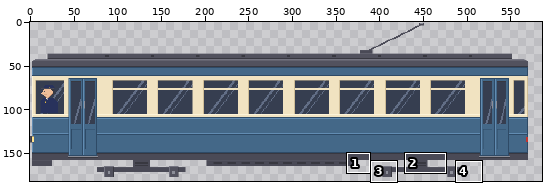
Two versions of one pixel-art file, art/source/dt_tram/tram_vintage.aseprite. The picture above shows the old version from afar; the outline marks the close-up.
Close-up. Old version:
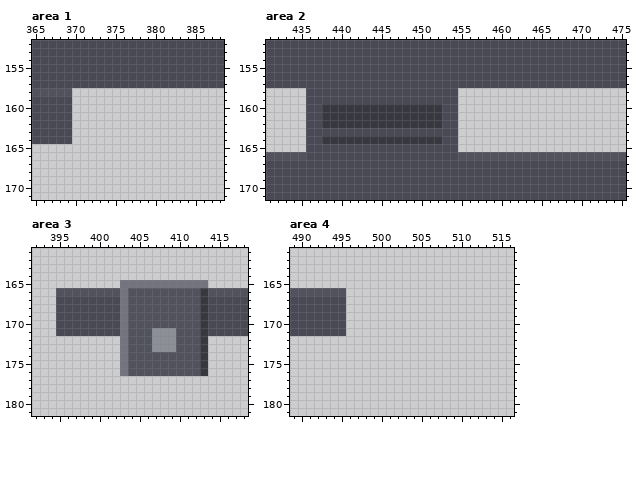
570x188 pixels, 1 frame. Colours within 5 levels of each other are drawn and written as one. Shown: area 1: x 365..388, y 152..171; area 2: x 431..475, y 152..171; area 3: x 392..418, y 161..181; area 4: x 489..516, y 161..181. The old version is drawn lined up with the new one, on the new canvas. The wide view leaves out empty margins. The commit also changed other parts of the picture, which this record leaves out.
After:
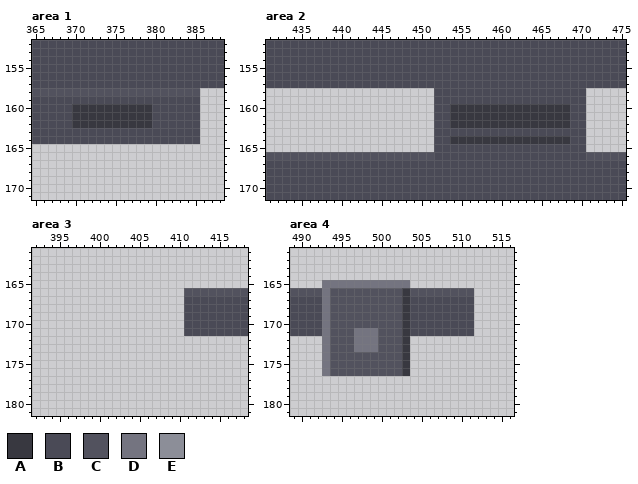
Palette (. is transparent): A #383840  B #4a4a56  C #52525e  D #747480  E #8c8e98
Diff:
{"change": "canvas 570x188 -> 586x188"}
{"where": "area 1"}
{"y":158,"x":370,"old":"................","new":"CCCCCCCCCCCCCCCC"}
{"y":159,"x":370,"old":"................","new":"BBBBBBBBBBBBBBBB"}
{"y":160,"x":370,"old":"................","new":"AAAAAAAAAABBBBBB"}
{"y":161,"x":370,"old":"................","new":"AAAAAAAAAABBBBBB"}
{"y":162,"x":370,"old":"................","new":"AAAAAAAAAABBBBBB"}
{"y":163,"x":370,"old":"................","new":"BBBBBBBBBBBBBBBB"}
{"y":164,"x":370,"old":"................","new":"BBBBBBBBBBBBBBBB"}
{"where": "area 2"}
{"y":158,"x":436,"old":"BBBBBBBBBBBBBBBB","new":"................"}
{"y":158,"x":455,"old":"................","new":"BBBBBBBBBBBBBBBB"}
{"y":159,"x":436,"old":"BBBBBBBBBBBBBBBB","new":"................"}
{"y":159,"x":455,"old":"................","new":"BBBBBBBBBBBBBBBB"}
{"y":160,"x":436,"old":"BBAAAAAAAAAAAAAAA","new":"................B"}
{"y":160,"x":454,"old":"B................","new":"AAAAAAAAAAAAAAABB"}
{"y":161,"x":436,"old":"BBAAAAAAAAAAAAAAA","new":"................B"}
{"y":161,"x":454,"old":"B................","new":"AAAAAAAAAAAAAAABB"}
{"y":162,"x":436,"old":"BBAAAAAAAAAAAAAAA","new":"................B"}
{"y":162,"x":454,"old":"B................","new":"AAAAAAAAAAAAAAABB"}
{"y":163,"x":436,"old":"BBBBBBBBBBBBBBBB","new":"................"}
{"y":163,"x":455,"old":"................","new":"BBBBBBBBBBBBBBBB"}
{"y":164,"x":436,"old":"BBAAAAAAAAAAAAAAA","new":"................B"}
{"y":164,"x":454,"old":"B................","new":"AAAAAAAAAAAAAAABB"}
{"y":165,"x":436,"old":"BBBBBBBBBBBBBBBB","new":"................"}
{"y":165,"x":455,"old":"................","new":"BBBBBBBBBBBBBBBB"}
{"y":166,"x":436,"old":"BBBBBBBBBBBBBBBB","new":"CCCCCCCCCCCCCCCC"}
{"y":166,"x":455,"old":"CCCCCCCCCCCCCCCC","new":"BBBBBBBBBBBBBBBB"}
{"where": "area 3"}
{"y":165,"x":403,"old":"DDDDDDDDDDD","new":"..........."}
{"y":166,"x":395,"old":"CCCCCCCCDCCCCCCC","new":"................"}
{"y":166,"x":413,"old":"A","new":"C"}
{"y":167,"x":395,"old":"BBBBBBBBDCCCCCCCCCA","new":"................BBB"}
{"y":168,"x":395,"old":"BBBBBBBBDCCCCCCCCCA","new":"................BBB"}
{"y":169,"x":395,"old":"BBBBBBBBDCCCCCCCCCA","new":"................BBB"}
{"y":170,"x":395,"old":"BBBBBBBBDCCCCCCCCCA","new":"................BBB"}
{"y":171,"x":395,"old":"BBBBBBBBDCCCEEECCCA","new":"................BBB"}
{"y":172,"x":403,"old":"DCCCEEECCCA","new":"..........."}
{"y":173,"x":403,"old":"DCCCEEECCCA","new":"..........."}
{"y":174,"x":403,"old":"DCCCCCCCCCA","new":"..........."}
{"y":175,"x":403,"old":"DCCCCCCCCCA","new":"..........."}
{"y":176,"x":403,"old":"DCCCCCCCCCA","new":"..........."}
{"where": "area 4"}
{"y":165,"x":493,"old":"...........","new":"DDDDDDDDDDD"}
{"y":166,"x":493,"old":"C","new":"D"}
{"y":166,"x":496,"old":"................","new":"CCCCCCCACCCCCCCC"}
{"y":167,"x":493,"old":"BBB................","new":"DCCCCCCCCCABBBBBBBB"}
{"y":168,"x":493,"old":"BBB................","new":"DCCCCCCCCCABBBBBBBB"}
{"y":169,"x":493,"old":"BBB................","new":"DCCCCCCCCCABBBBBBBB"}
{"y":170,"x":493,"old":"BBB................","new":"DCCCCCCCCCABBBBBBBB"}
{"y":171,"x":493,"old":"BBB................","new":"DCCCDDDCCCABBBBBBBB"}
{"y":172,"x":493,"old":"...........","new":"DCCCDDDCCCA"}
{"y":173,"x":493,"old":"...........","new":"DCCCDDDCCCA"}
{"y":174,"x":493,"old":"...........","new":"DCCCCCCCCCA"}
{"y":175,"x":493,"old":"...........","new":"DCCCCCCCCCA"}
{"y":176,"x":493,"old":"...........","new":"DCCCCCCCCCA"}
